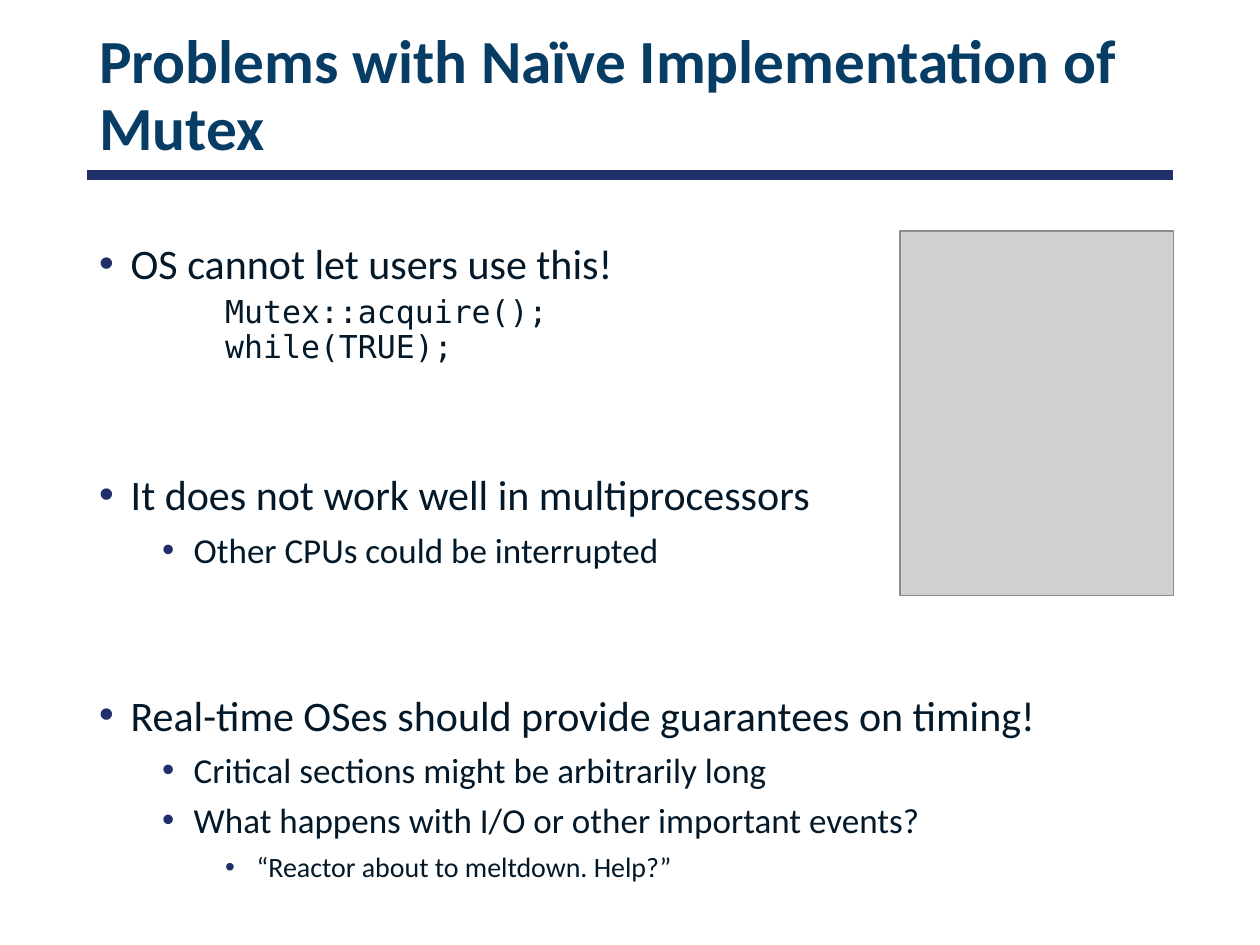
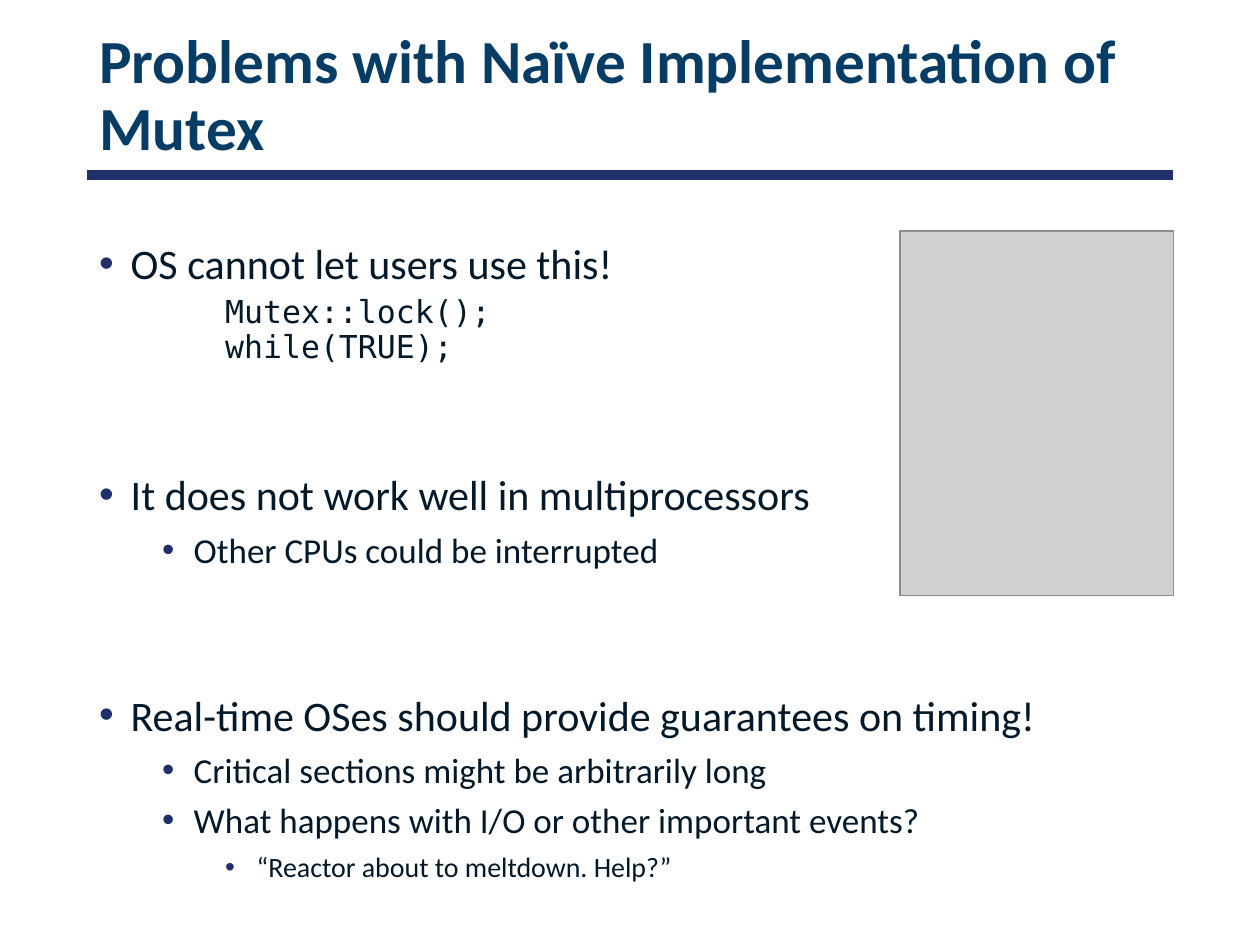
Before and after one commit to smajidzahedi/ECE350, a slide deck: slide 27 of 03-multithreaded.pptx. Drawn at 1260x945 pixels with LibreOffice and Linux fonts; fonts in the diff are those of the drawing; grey boxes stand for pictures. Boxes give left, top, right and bottom in pixels: in the first picture for what was removed or moved away, otherwise in the second. Text is boxed around its words. In the diff, an @@ line names an element or a change of style, - is before the commit and + after.

```diff
--- a/03-multithreaded.pptx
+++ b/03-multithreaded.pptx
@@ text at <box>225,299,490,363</box>: text changed @@
-    Mutex::acquire();
-    while(TRUE);
+    Mutex::lock();
+    while(TRUE);
```
Also in this commit, not shown: 2 other slides changed, 1 other file.
